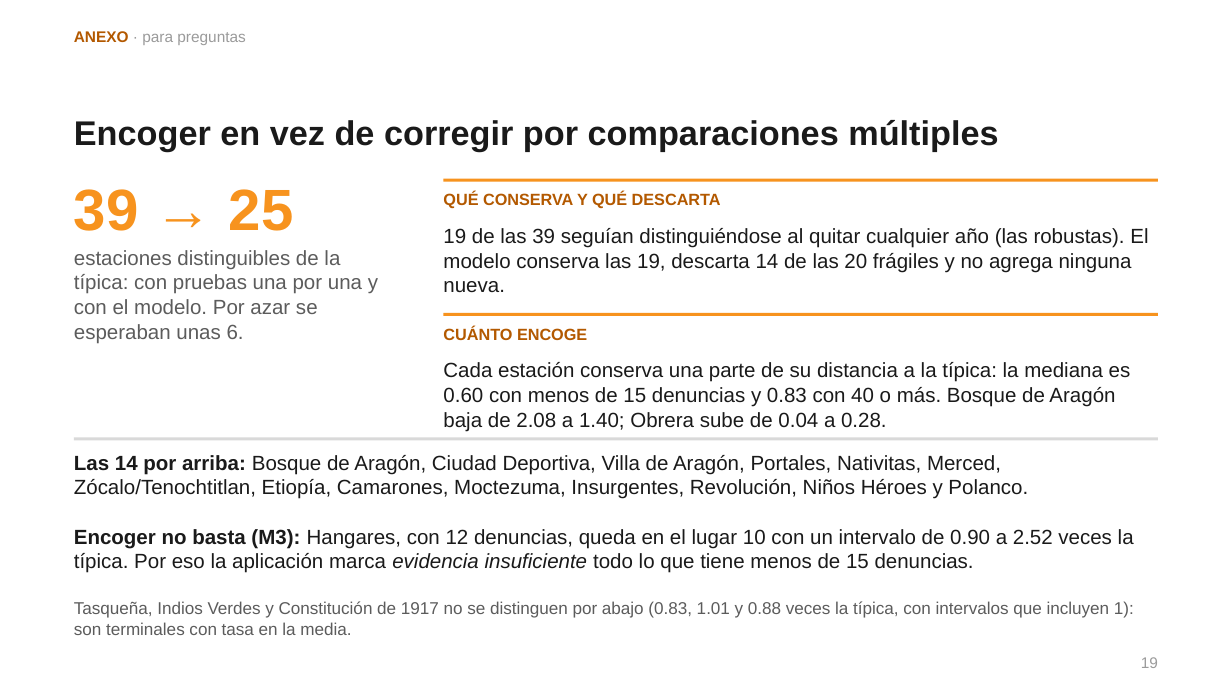
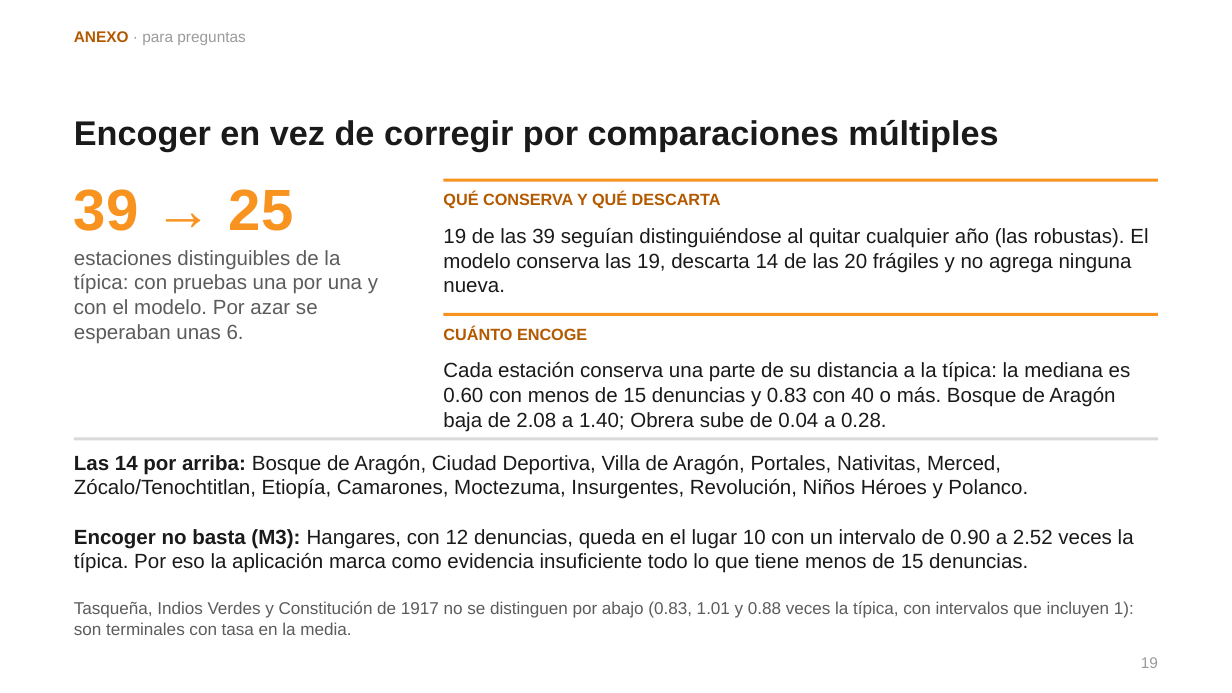
Before and after one commit to sebastiancordoba/caso-inseguridad-cdmx, a slide deck: slide 19 of docs/presentacion/presentacion.pptx. Drawn at 1232x693 pixels with LibreOffice and Linux fonts; fonts in the diff are those of the drawing. Boxes give left, top, right and bottom in pixels: in the first picture for what was removed or moved away, otherwise in the second. Text is boxed around its words. In the diff, an @@ line names an element or a change of style, - is before the commit and + after.

```diff
--- a/docs/presentacion/presentacion.pptx
+++ b/docs/presentacion/presentacion.pptx
@@ text at (x1=74, y1=529, x2=1134, y2=573): text changed @@
-Encoger no basta (M3): Hangares, con 12 denuncias, queda en el lugar 10 con un intervalo de 0.90 a 2.52 veces la típica. Por eso la aplicación marca evidencia insuficiente todo lo que tiene menos de 15 denuncias.
+Encoger no basta (M3): Hangares, con 12 denuncias, queda en el lugar 10 con un intervalo de 0.90 a 2.52 veces la típica. Por eso la aplicación marca como evidencia insuficiente todo lo que tiene menos de 15 denuncias.
```
Also in this commit, not shown: 3 other slides changed, 6 other files.
